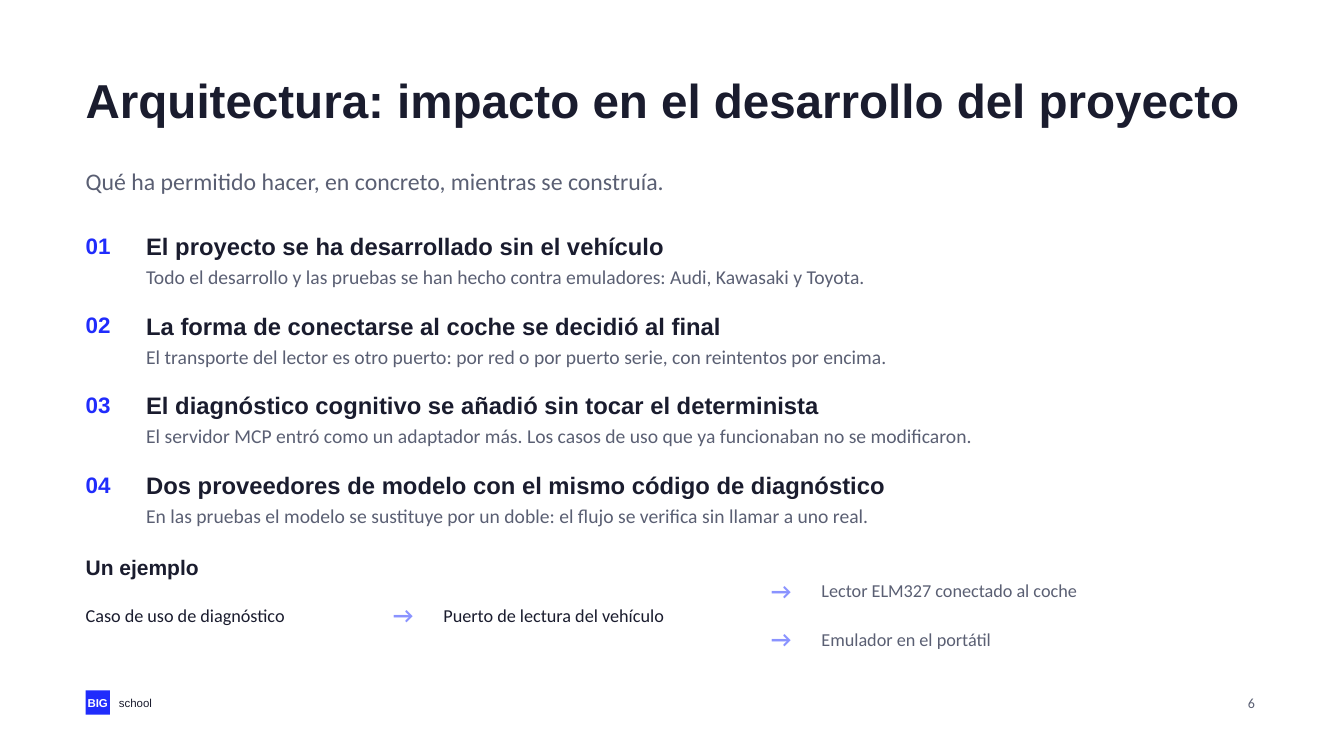
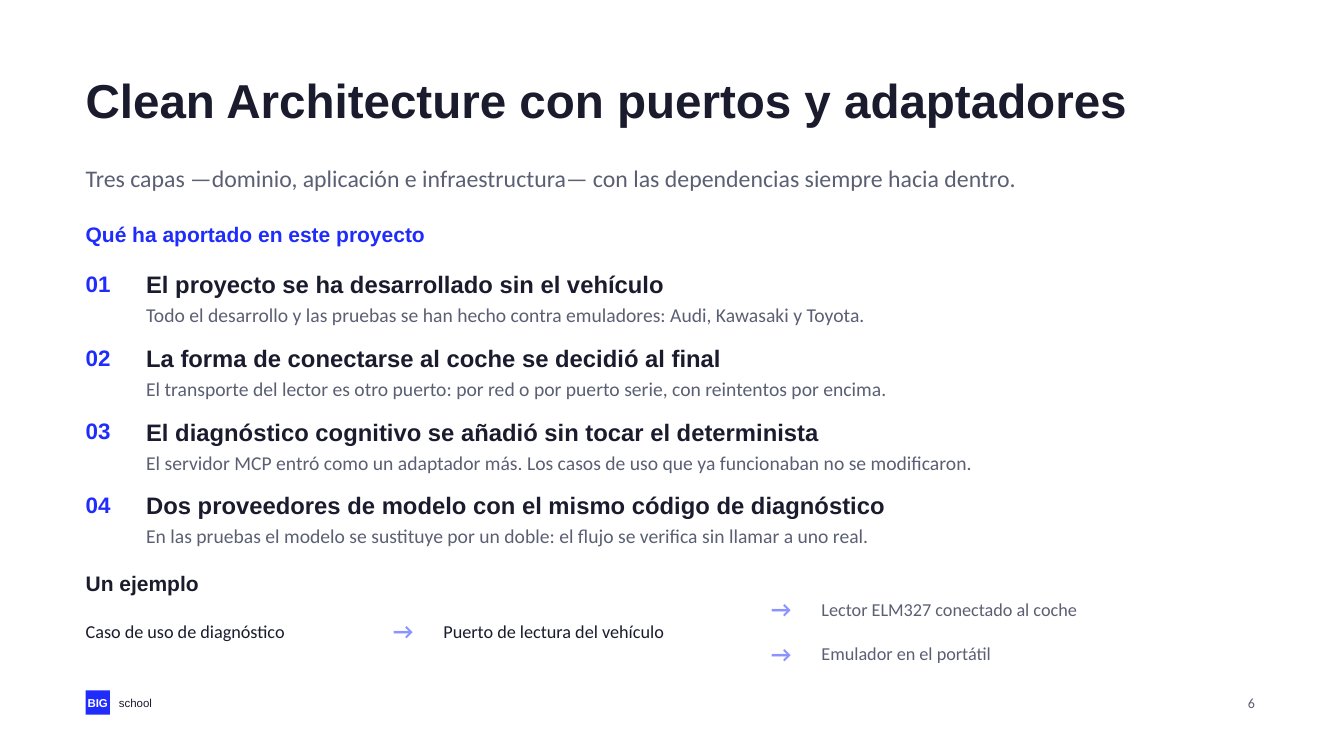
Before and after one commit to NovilloQuinta/intelligent-automotive-diagnostics, a slide deck: slide 6 of docs/presentacion/tfm-intelligent-automotive-diagnostics.pptx. Drawn at 1344x756 pixels with LibreOffice and Linux fonts; fonts in the diff are those of the drawing. Boxes give left, top, right and bottom in pixels: in the first picture for what was removed or moved away, otherwise in the second. Text is boxed around its words. In the diff, an @@ line names an element or a change of style, - is before the commit and + after.

Commit message:
docs(tfm): nombrar la arquitectura en el titulo del slide 6

```diff
--- a/docs/presentacion/tfm-intelligent-automotive-diagnostics.pptx
+++ b/docs/presentacion/tfm-intelligent-automotive-diagnostics.pptx
@@ text at [86,83,1127,127]: text changed @@
-Arquitectura: impacto en el desarrollo del proyecto
+Clean Architecture con puertos y adaptadores
@@ text added at [86,170,1015,191], 17 pt, text #5A5F73 @@
+Tres capas —dominio, aplicación e infraestructura— con las dependencias siempre hacia dentro.
@@ text at [86,226,425,247]: text changed; size 17 to 15 pt; font Calibri to Arial; text colour #5A5F73 to #202CFC; bold on @@
-Qué ha permitido hacer, en concreto, mientras se construía.
+Qué ha aportado en este proyecto
@@ 3 texts: place and size @@
-3 texts at [86,237,865,287]
+3 texts at [86,275,865,325]
@@ 3 texts: place and size @@
-3 texts at [86,317,886,367]
+3 texts at [86,349,886,399]
@@ 3 texts: place and size @@
-3 texts at [86,396,972,446]
+3 texts at [86,423,972,473]
@@ 5 texts: place and size @@
-5 texts at [86,476,1076,609]
+5 texts at [86,496,1076,627]
@@ 6 texts: place and size @@
-6 texts at [86,559,991,657]
+6 texts at [86,575,991,671]
```
Also in this commit, not shown: 3 other files.
